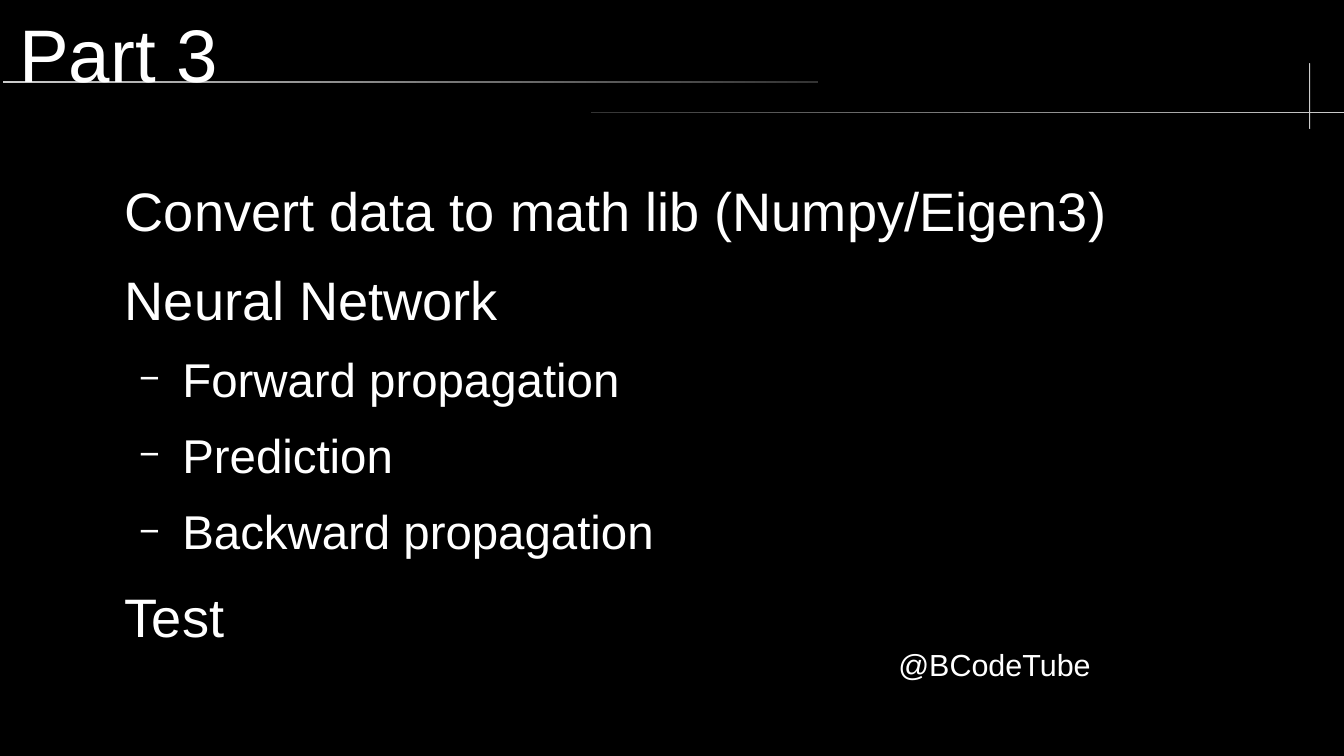
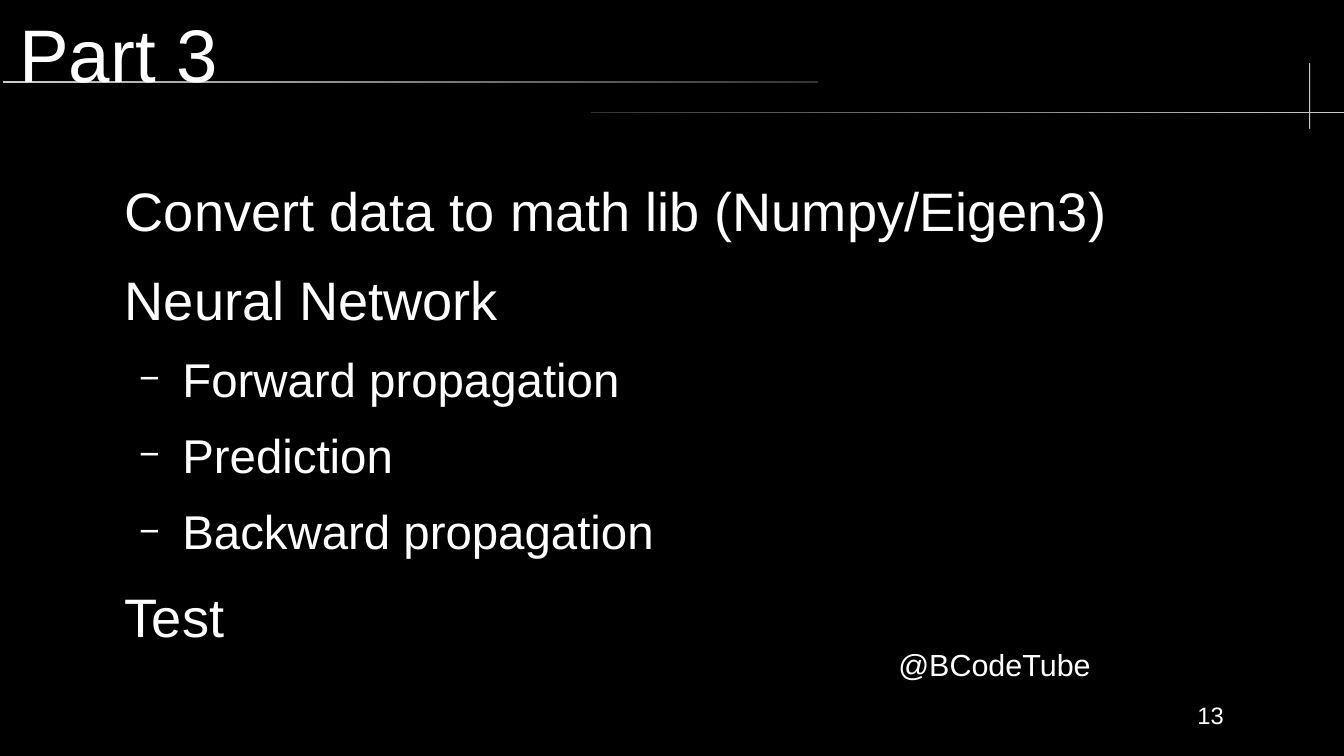
Before and after one commit to brccabral/Cpp_Python_MNIST, a slide deck: slide 13 of MNIST.odp. Drawn at 1344x756 pixels with LibreOffice and Linux fonts; fonts in the diff are those of the drawing; background and template pictures are left out. Boxes give left, top, right and bottom in pixels: in the first picture for what was removed or moved away, otherwise in the second. Text is boxed around its words. In the diff, an @@ line names an element or a change of style, - is before the commit and + after.

```diff
--- a/MNIST.odp
+++ b/MNIST.odp
@@ page number added at (1197,707,1223,725), 14 pt, text #FFFFFF @@
+13
```
Also in this commit, not shown: 13 other slides changed, 1 slide added.
